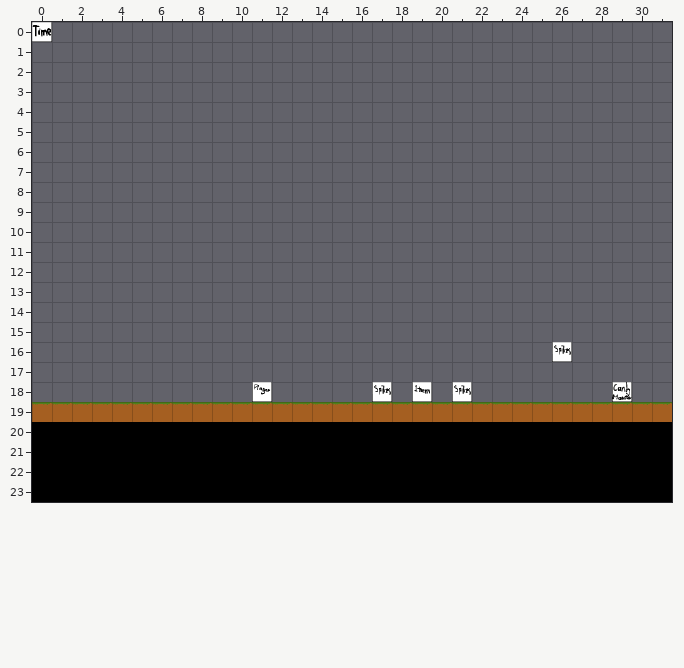
Tiled map -- level2.1.tmx. The picture above is the old version.
Cells are 32x32 px. Shown: x 0..31, y 0..23.
The same view after the edit:
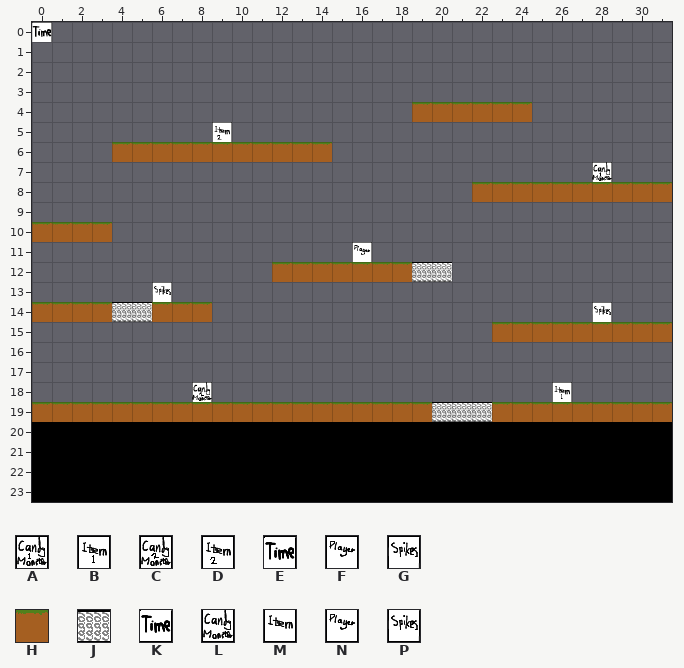
Key: from "position32x32": A 0, B 1, C 4, D 5, E 7, F 10, G 11; from "rutor32x32": H 1, J 4, K 27, L 28, M 29, N 30, P 31.
_ is an empty cell.
Tiles replaced or removed in this view: H, K, L, M, N, P.
Difference:
Changed rows in their new state; . is an unchanged cell.
Layer "solids":
first column x 0:
 4 ...................HHHHHH.......
 6 ....HHHHHHHHHHH.................
 8 ......................HHHHHHHHHH
10 HHHH............................
12 ............HHHHHHHJJ...........
14 HHHHJJHHH.......................
15 .......................HHHHHHHHH
first column x 20:
19 JJJ
Layer "data":
first column x 0:
 0 E
Layer "position":
first column x 9:
 5 D...................
 7 ...................A
first column x 6:
11 ..........F.............
13 G.......................
14 ......................G.
16 ...................._...
18 ..C.._....._._._....B.._
